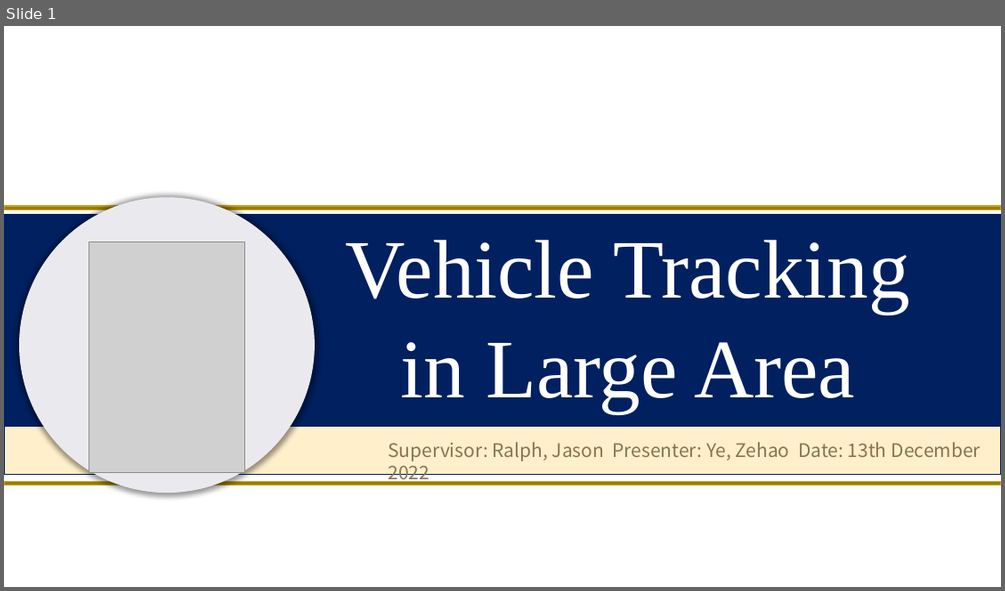
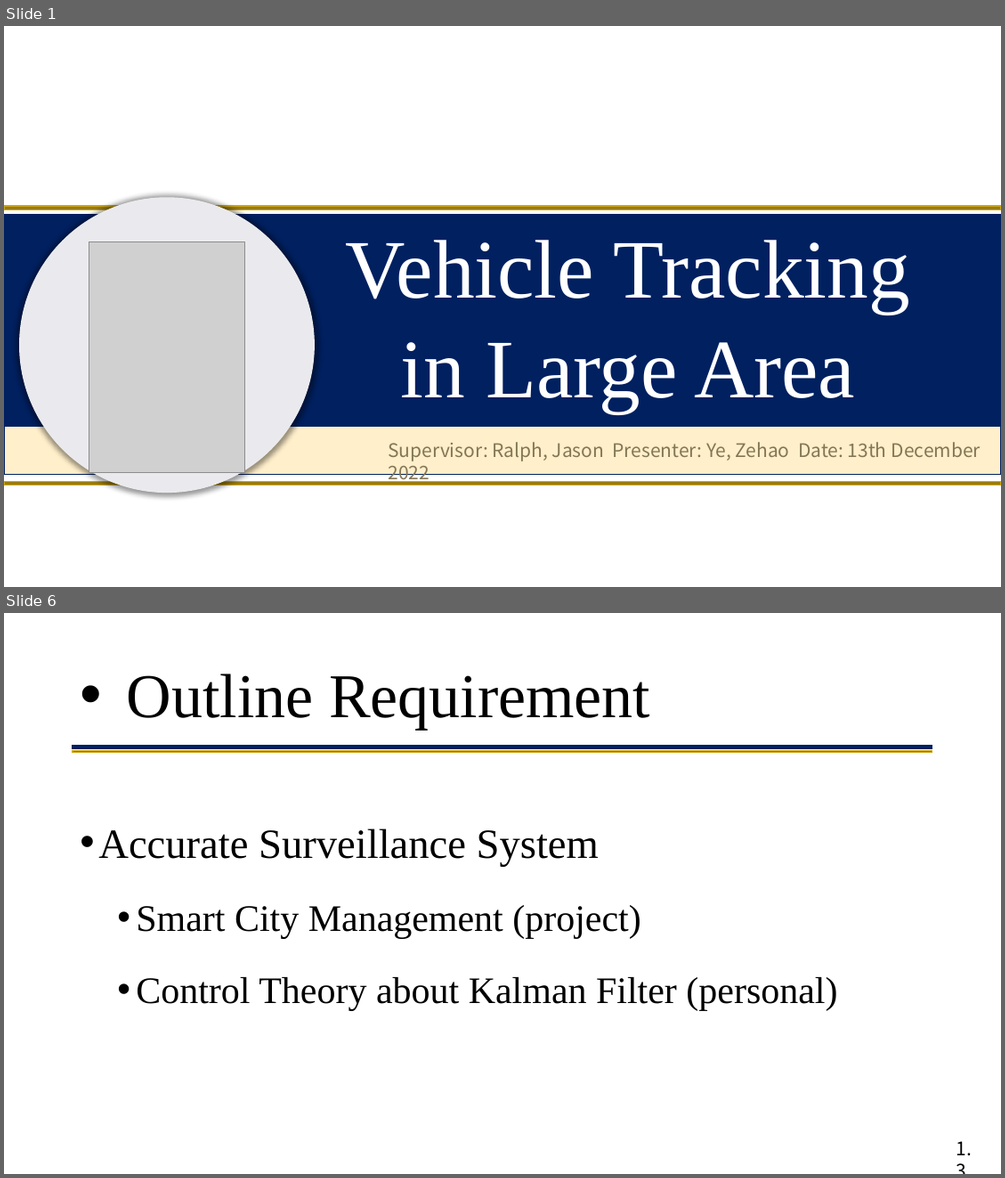
Before and after one commit to yezehao/final-year-project, a slide deck: deliverable/presentation/presentation.pptx. Shown one above the other, each under a label of ours: slide 1 before the commit, slides 1 and 6 after it; the slides between them are not shown. The pictures are 1005x591 and 1005x1178 pixels, drawn with LibreOffice and Linux fonts; fonts in the diff are those of the drawing; grey boxes stand for pictures; background and template pictures are left out. Boxes give left, top, right and bottom in pixels: in the first picture for what was removed or moved away, otherwise in the second. Text is boxed around its words. In the diff, an @@ line names an element or a change of style, - is before the commit and + after.

```diff
--- a/deliverable/presentation/presentation.pptx
+++ b/deliverable/presentation/presentation.pptx
@@ slide 6 added at bbox=[4, 613, 1001, 1174], background #FFFFFF @@
@@ title added at bbox=[127, 674, 650, 730], 60 pt, text #000000 @@
+• Outline Requirement
@@ rectangle added at bbox=[73, 746, 933, 748], fill #002060, outline #002060 1 pt @@
@@ rectangle added at bbox=[73, 751, 933, 752], fill #997B0F, outline #CDA715 1 pt @@
@@ text added at bbox=[98, 828, 837, 1010], 36 pt, text #000000 @@
+• Accurate Surveillance System
+  • Smart City Management (project)
+  • Control Theory about Kalman Filter (personal)
@@ text added at bbox=[956, 1141, 971, 1155], 18 pt, text #000000 @@
+1.3
```
Also in this commit, not shown: 7 slides changed, 12 other slides added, 5 slides removed, 1 other file.
